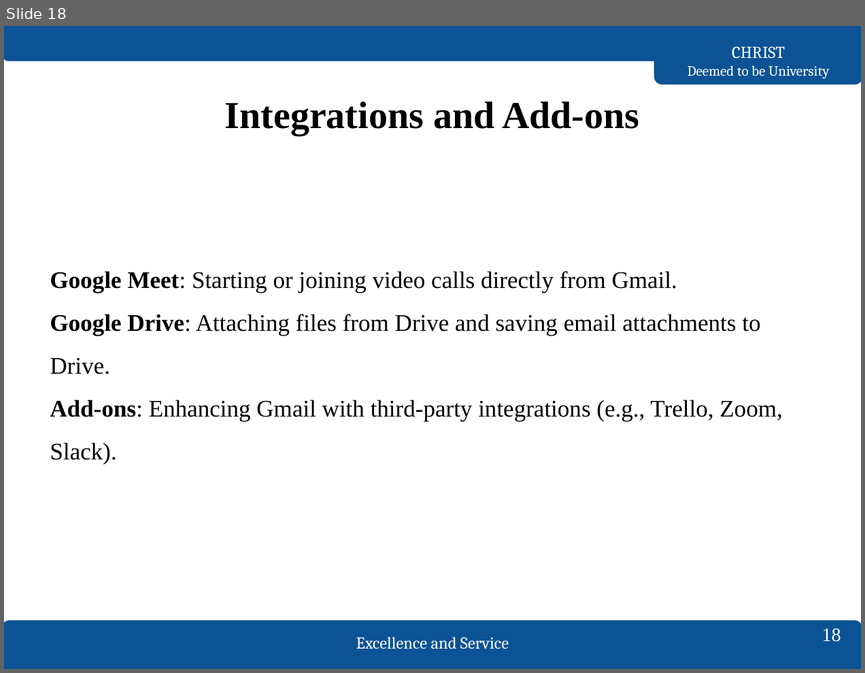
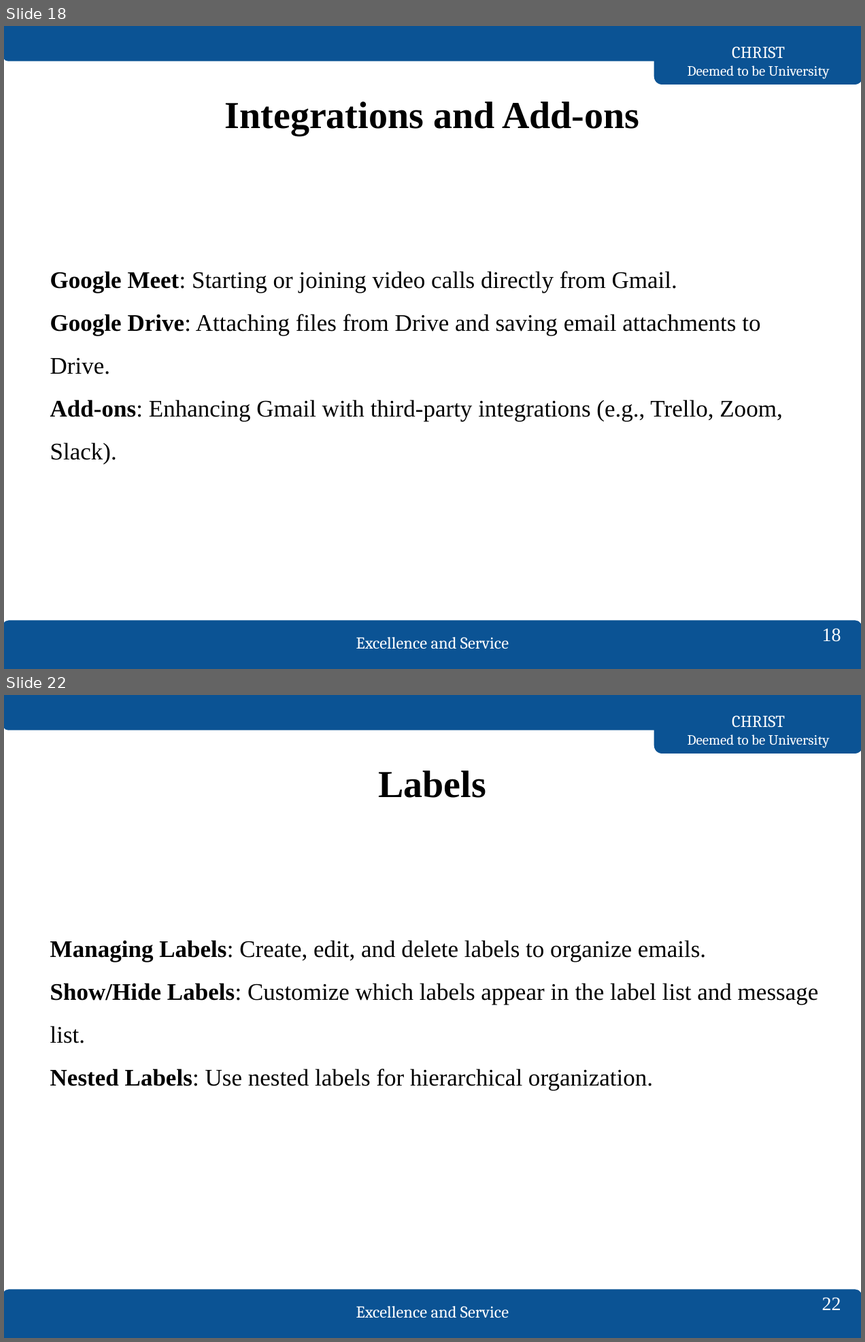
Before and after one commit to kavaskar786/4th_sem, a slide deck: digital mission/unit_1/ProjectPresentationTemplate.pptx. Shown one above the other, each under a label of ours: slide 18 before the commit, slides 18 and 22 after it; the slides between them are not shown. The pictures are 865x673 and 865x1342 pixels, drawn with LibreOffice and Linux fonts; fonts in the diff are those of the drawing. Boxes give left, top, right and bottom in pixels: in the first picture for what was removed or moved away, otherwise in the second. Text is boxed around its words. In the diff, an @@ line names an element or a change of style, - is before the commit and + after.

```diff
--- a/digital mission/unit_1/ProjectPresentationTemplate.pptx
+++ b/digital mission/unit_1/ProjectPresentationTemplate.pptx
@@ slide 22 added at bbox=[4, 695, 861, 1338], background #FFFFFF; not listed: 5 template elements that a slide beside it also shows @@
@@ title added at bbox=[379, 770, 487, 798], 32 pt, text #000000, bold @@
+Labels
@@ text added at bbox=[50, 940, 819, 1090], 20 pt, text #000000 @@
+Managing Labels: Create, edit, and delete labels to organize emails.
+Show/Hide Labels: Customize which labels appear in the label list and message list.
+Nested Labels: Use nested labels for hierarchical organization.
@@ page number added at bbox=[822, 1297, 841, 1310], 16 pt, text #FFFFFF @@
+22
```
Also in this commit, not shown: 1 slide changed, 15 other slides added, 2 other files.
